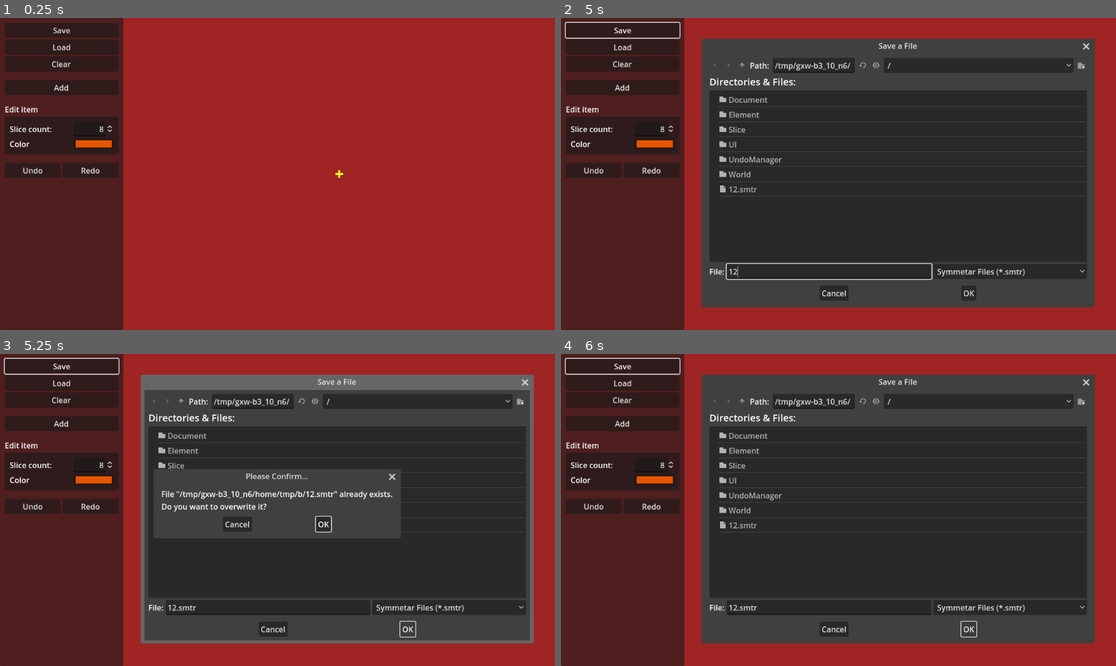
Above: before the commit, frames 1-4 (two rows, left to right).
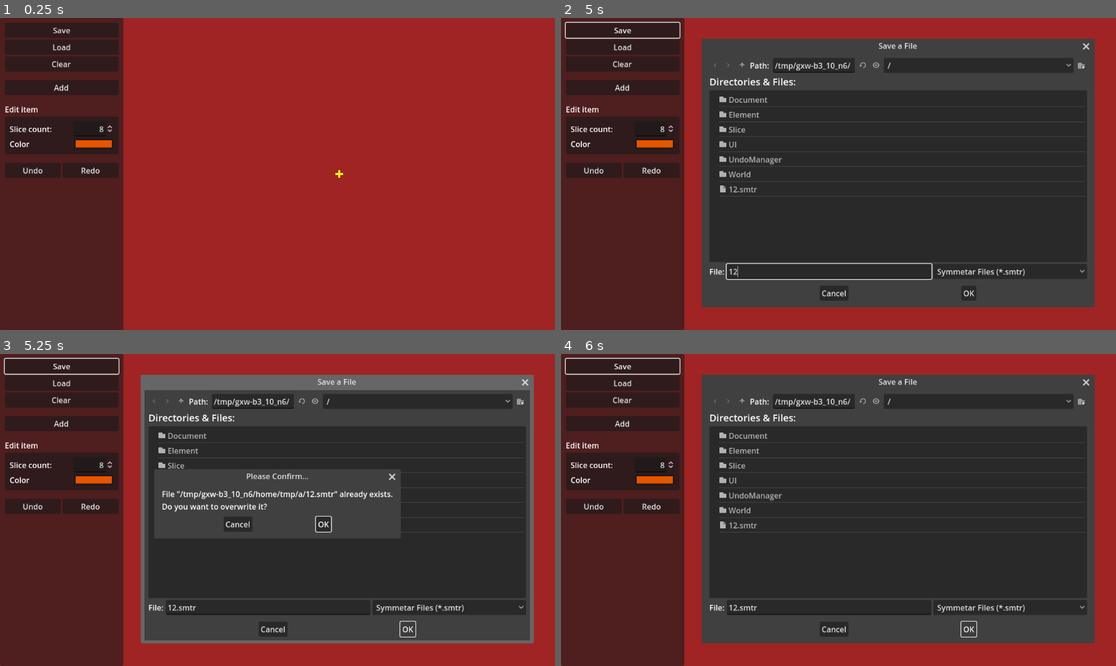
Above: after the commit, the same moments.

Repository: zoeesilcock/symmetar
Game: Godot game, scene res://Main.tscn
Two runs of this game, one before a commit and one after it. Both use one fixed random seed, a clock stepped at 60 frames per second and the inputs below.
Inputs (mouse positions are in pixels of both pictures, inside the frame that each line leads up to):
- Up to frame 1 (0.25 s): no input
- Up to frame 2 (5 s): click "Clear" at 0.5 s; click "Add" at 1.25 s; click "Undo" at 2 s; click "Redo" at 2.75 s; click "Save" at 3.5 s; click (827, 270) at 4.27 s; type "12" at 4.35 s
- Up to frame 3 (5.25 s): click "OK" at 5 s
- Up to frame 4 (6 s): click "OK" at 5.75 s

Frames 1-2 are identical in both runs. In frame 3, 0.6% of the frame differs, in the area x 29-71%, y 38-56%; in frame 4, nothing differs.

Commit message:
Don't highlight more than one slice at a time

Diff:
--- a/Slice/Slice.gd
+++ b/Slice/Slice.gd
@@ -174,14 +174,17 @@
 	slice_widgets.hide_widgets()
 
 func _show_highlight() -> void:
-	if this_slice_is_busy or not ui_state.any_slice_is_busy:
+	if this_slice_is_busy or not ui_state.any_slice_is_busy and not ui_state.any_slice_is_highlighted:
 		polygon.color = highlighted_color
 		is_highlighted = true
+		ui_state.any_slice_is_highlighted = true
+		viewport.set_input_as_handled()
 
 func _hide_highlight() -> void:
-	if not cursor_is_in_slice:
+	if not this_slice_is_busy and not cursor_is_in_slice:
 		polygon.color = original_color
 		is_highlighted = false
+		ui_state.any_slice_is_highlighted = false
 
 func _start_dragging(world_position : Vector2) -> void:
 	selected.emit(slice_index)
--- a/UI/UIState.gd
+++ b/UI/UIState.gd
@@ -6,6 +6,7 @@
 @export var any_slice_is_rotating : bool
 @export var any_slice_is_pivoting : bool
 @export var any_slice_is_scaling : bool
+@export var any_slice_is_highlighted : bool
 
 @export var any_slice_is_busy : bool:
 	get:
